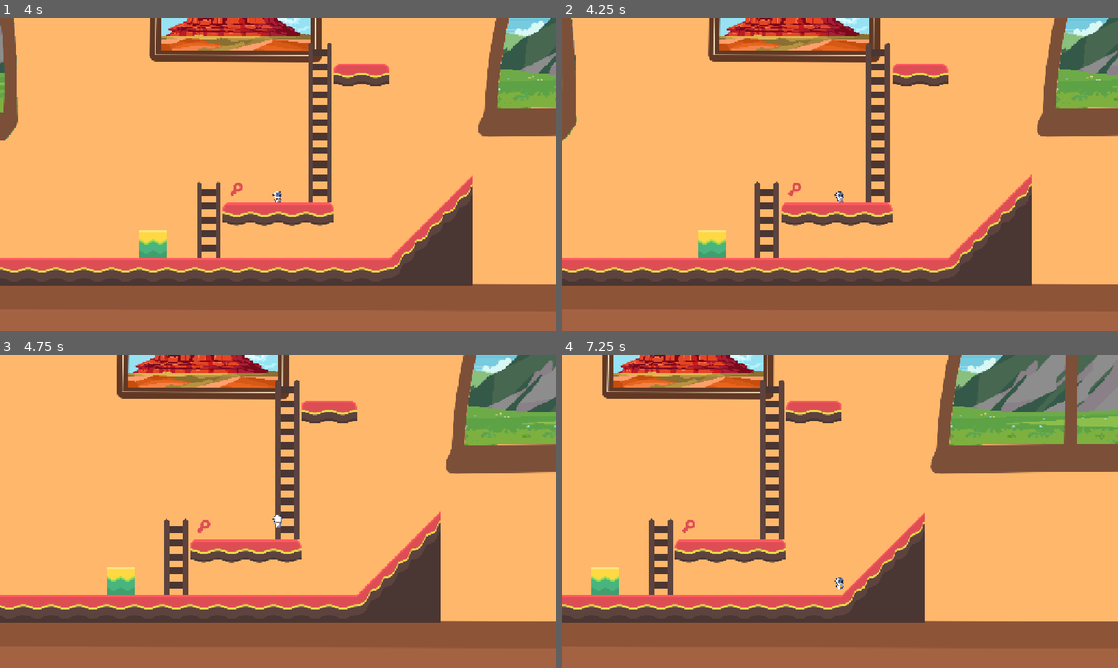
Above: before the commit, frames 1-4 (two rows, left to right).
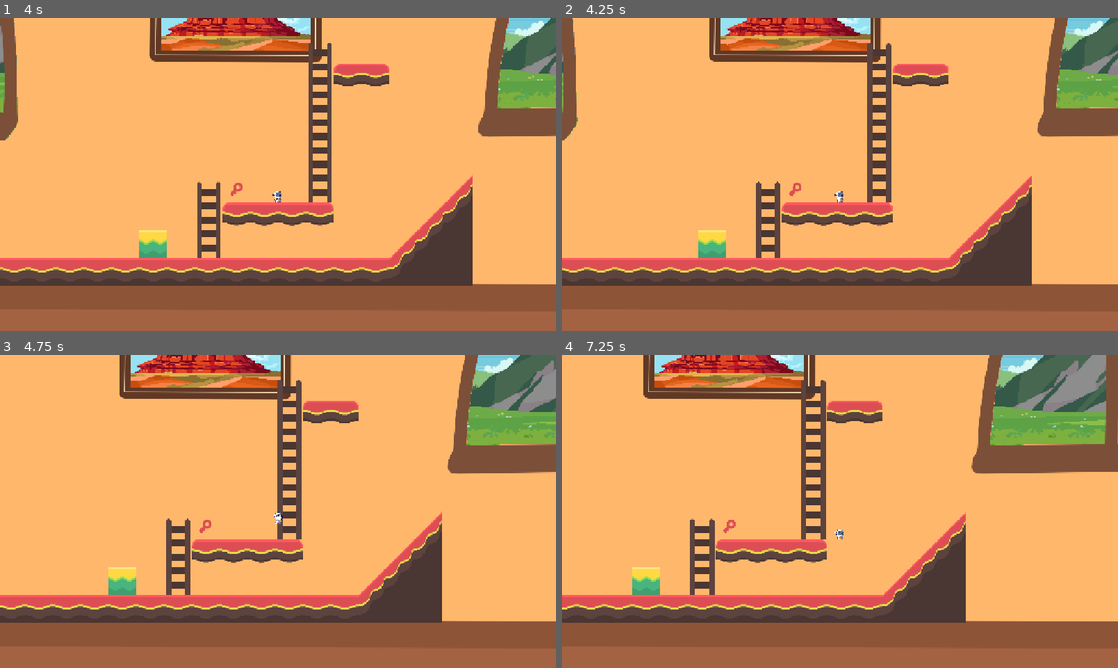
Above: after the commit, the same moments.

Repository: Fantasiel/GameJam25
Game: Godot game, scene res://scenes/levels/test.tscn
Same seed, same stepped clock (60 frames per second), same inputs: the game is played once before the commit and once after it.
Inputs:
- Up to frame 1 (4 s): tap Enter at 0.5 s; hold Right (move_right) 0.53-2.03 s; tap F (interact) at 0.6, 1.55, 2.85 s; tap Space (jump) at 0.77, 0.8, 1.07, 1.35, 1.52, 1.82, 2.3, 3.02, 3.32, 3.77, 3.8 s; hold Left (move_left) 2.03-2.78 s; tap Delete (die) at 2.1 s; hold Right (move_right) from 2.78 s (still down); tap Ctrl (replay) at 3.6 s
- Up to frame 2 (4.25 s): keep holding Right (move_right); tap Space (jump) at 4.07 s
- Up to frame 3 (4.75 s): release Right (move_right) at 4.28 s; hold Left (move_left) from 4.28 s (still down); tap F (interact) at 4.35 s; tap Space (jump) at 4.52 s
- Up to frame 4 (7.25 s): tap Space (jump) at 4.82, 5.1, 6.02, 6.32, 6.77, 6.8, 7.07 s; release Left (move_left) at 5.03 s; hold Right (move_right) 5.03-5.78 s; hold Left (move_left) from 5.78 s (still down); tap Delete (die) at 5.85 s; tap F (interact) at 6.05, 6.6 s

Frame 1 is identical in both runs. In frame 2, 1.8% of the frame differs, in the area x 0-100%, y 0-82%; in frame 3, 3.6%; in frame 4, 24%, in the area x 0-100%, y 0-86%.

Commit message:
record interact

Diff:
--- a/scenes/cat/cat.gd
+++ b/scenes/cat/cat.gd
@@ -24,7 +24,7 @@
 var replay_end_position = Vector2.ZERO
 var jump_charge_timestamp = null
 
-var actions_to_record = ["move_left", "move_right", "move_up", "move_down", "jump"]
+var actions_to_record = ["move_left", "move_right", "move_up", "move_down", "jump", "interact"]
 
 func _physics_process(delta: float) -> void:
 	_record()
